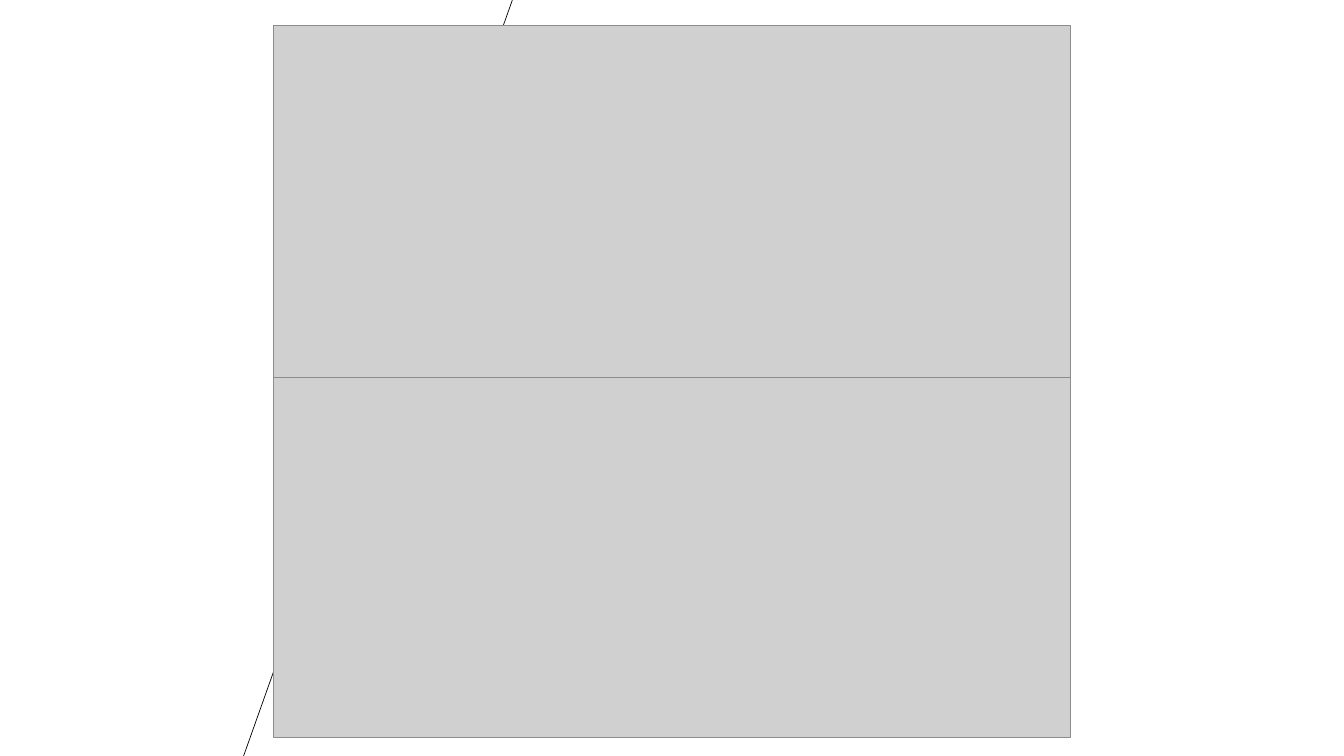
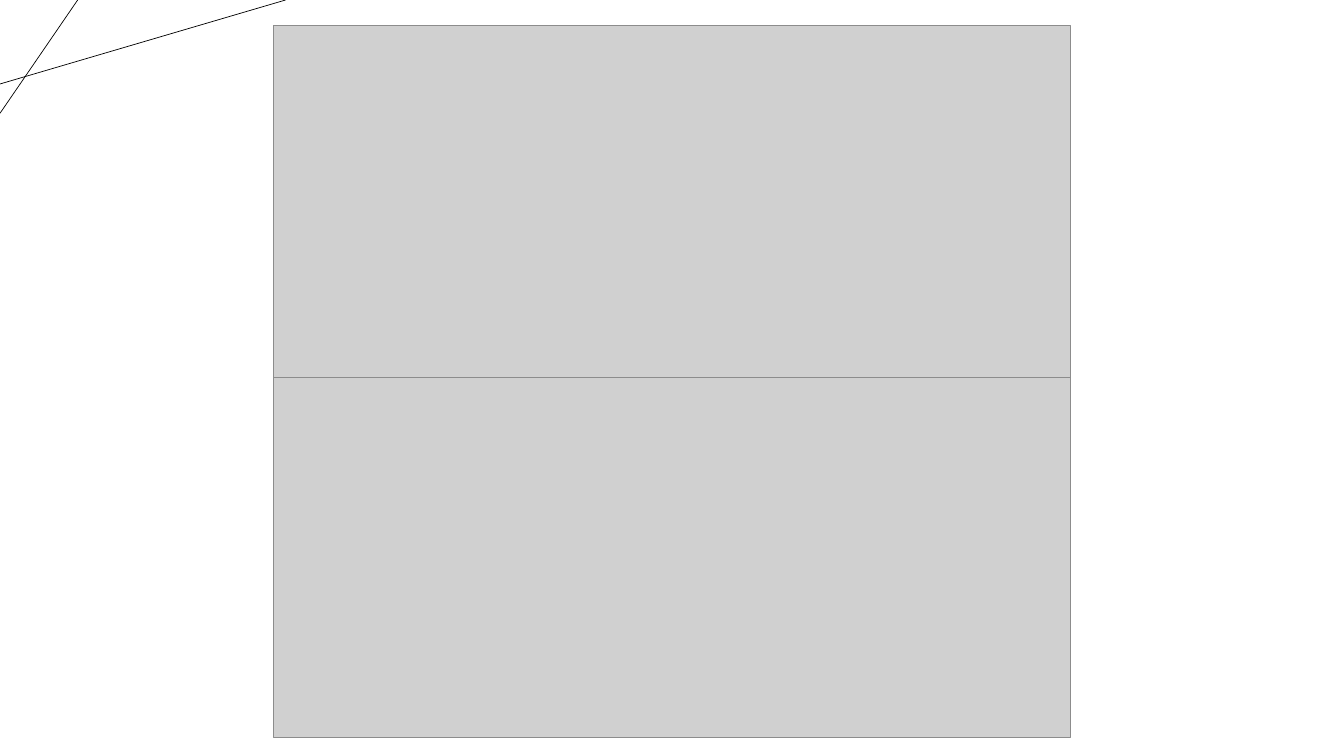
Before and after one commit to nqv2291/NCT-CSA06, a slide deck: slide 10 of Contents/FinalProject/Submission/YourFullName/Bui_Nhat_Minh/Tổng kết cuối khóa.pptx. Drawn at 1344x756 pixels with LibreOffice and Linux fonts; fonts in the diff are those of the drawing; grey boxes stand for pictures; background and template pictures are left out. Boxes give left, top, right and bottom in pixels: in the first picture for what was removed or moved away, otherwise in the second. Text is boxed around its words. In the diff, an @@ line names an element or a change of style, - is before the commit and + after.

Commit message:
Fix Slide

```diff
--- a/Contents/FinalProject/Submission/YourFullName/Bui_Nhat_Minh/Tổng kết cuối khóa.pptx
+++ b/Contents/FinalProject/Submission/YourFullName/Bui_Nhat_Minh/Tổng kết cuối khóa.pptx
@@ line added from (0, 84) to (285, 0), #000000 0.5 pt @@
@@ line added from (78, 0) to (0, 113), #000000 0.5 pt @@
@@ line removed from (244, 756) to (512, 0) @@
```
Also in this commit, not shown: 2 slides added, 1 slide removed.
